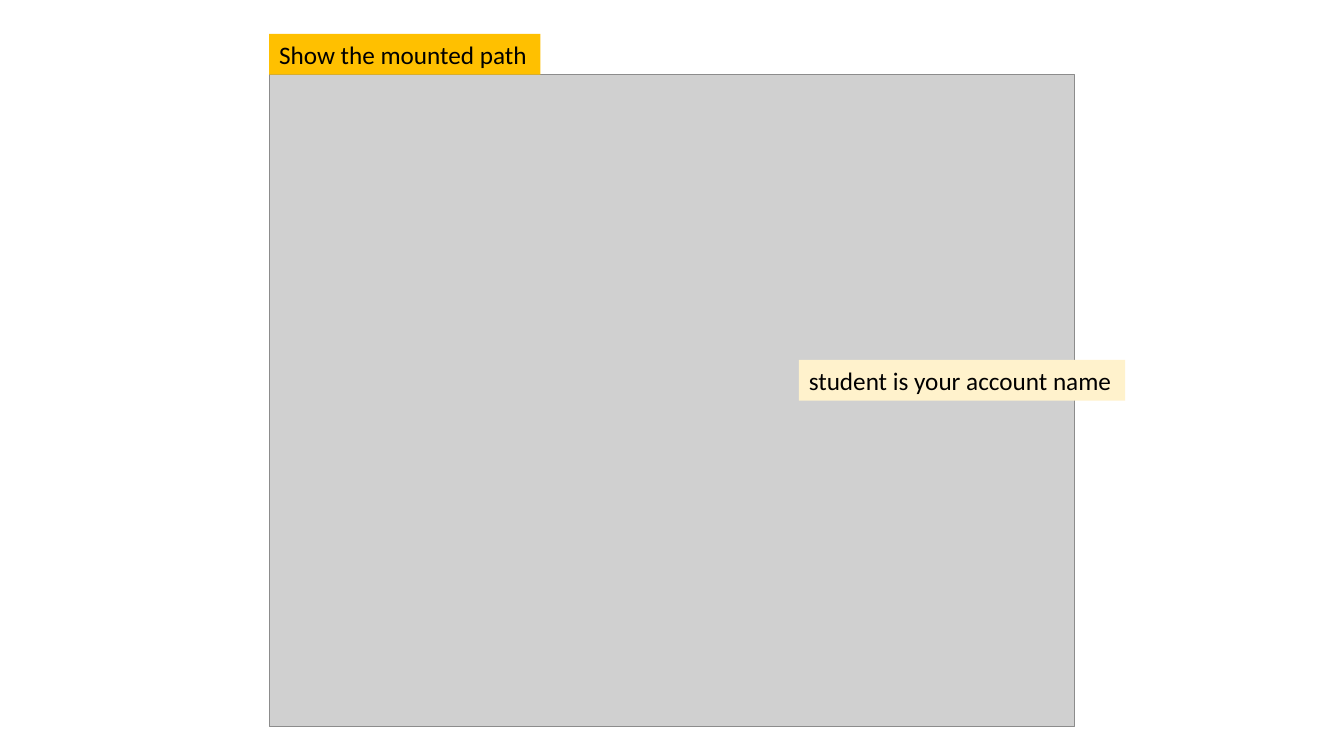
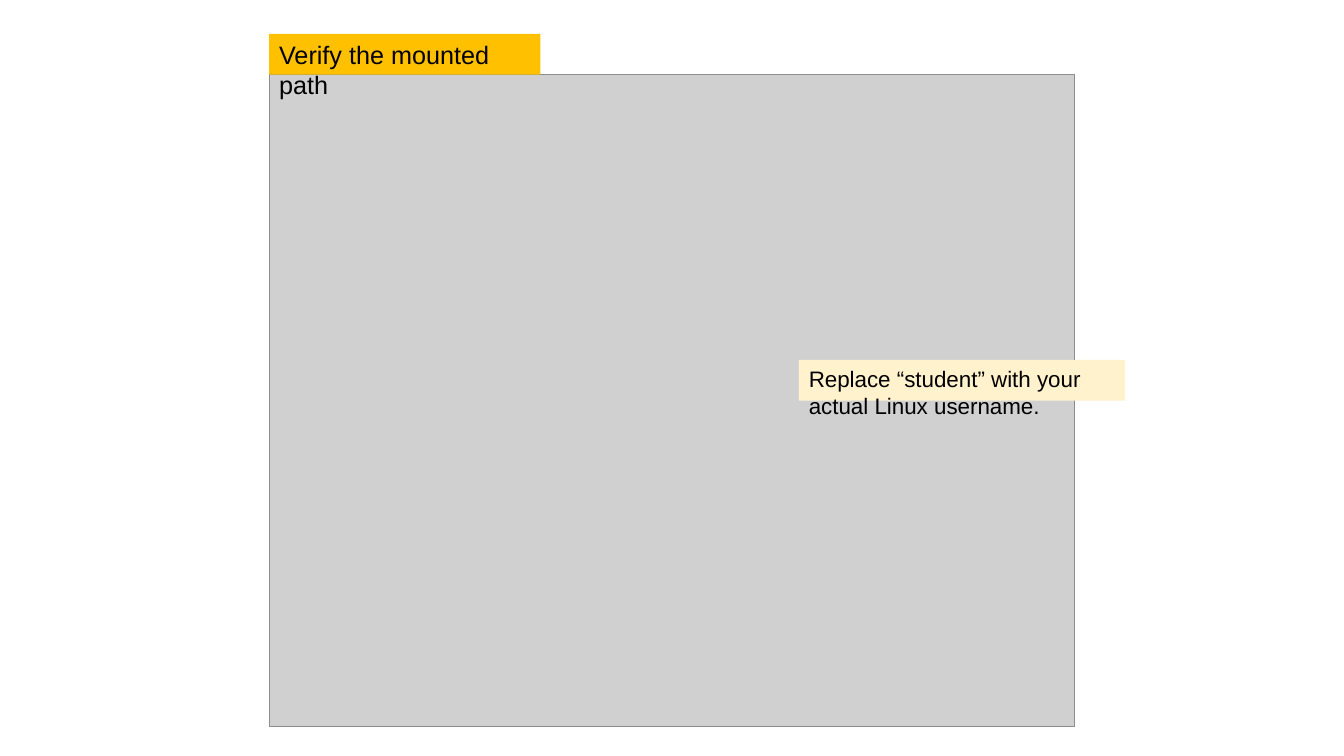
Before and after one commit to frankwxu/Digital-Forensics-Basic-Book, a slide deck: slide 39 of PPTs/Ch7_The_Sleuth_Kit_Tutorial.pptx (slide 37 before the commit). Drawn at 1344x756 pixels with LibreOffice and Linux fonts; fonts in the diff are those of the drawing; grey boxes stand for pictures; background and template pictures are left out. Boxes give left, top, right and bottom in pixels: in the first picture for what was removed or moved away, otherwise in the second. Text is boxed around its words. In the diff, an @@ line names an element or a change of style, - is before the commit and + after.

```diff
--- a/PPTs/Ch7_The_Sleuth_Kit_Tutorial.pptx
+++ b/PPTs/Ch7_The_Sleuth_Kit_Tutorial.pptx
@@ text in rectangle at [279,45,489,100]: text changed; font Calibri to Arial @@
-Show the mounted path
+Verify the mounted path
@@ text in rectangle at [809,370,1080,415]: text changed; size 18 to 16 pt; font Calibri to Arial @@
-student is your account name
+Replace “student” with your actual Linux username.
```
Also in this commit, not shown: 37 other slides changed, 4 slides added, 1 slide removed.
